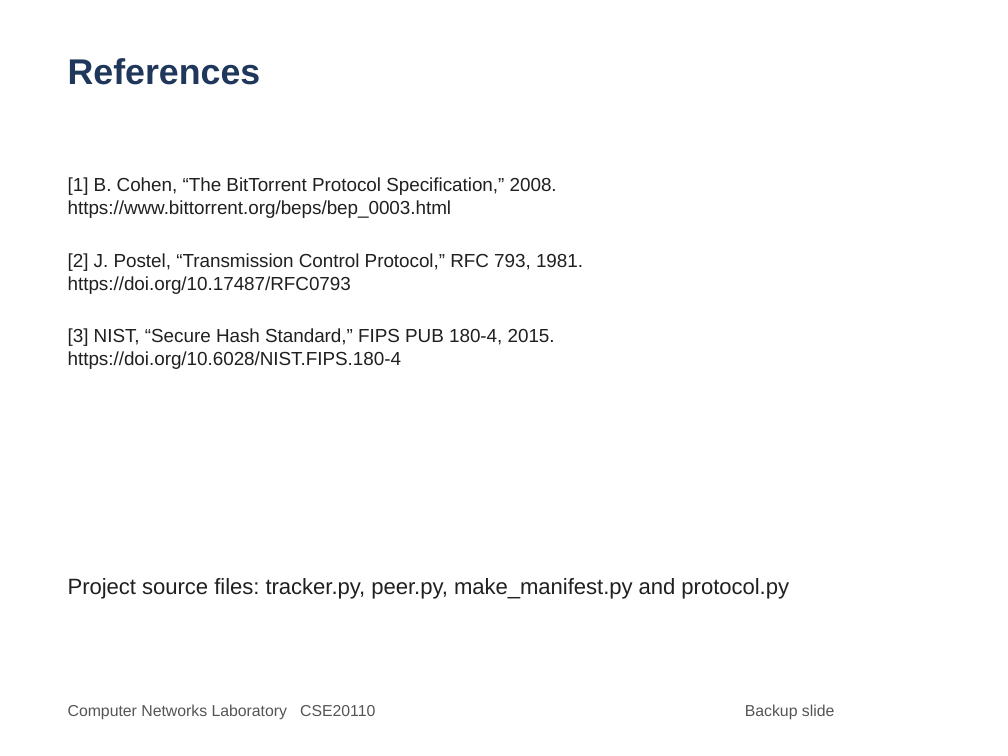
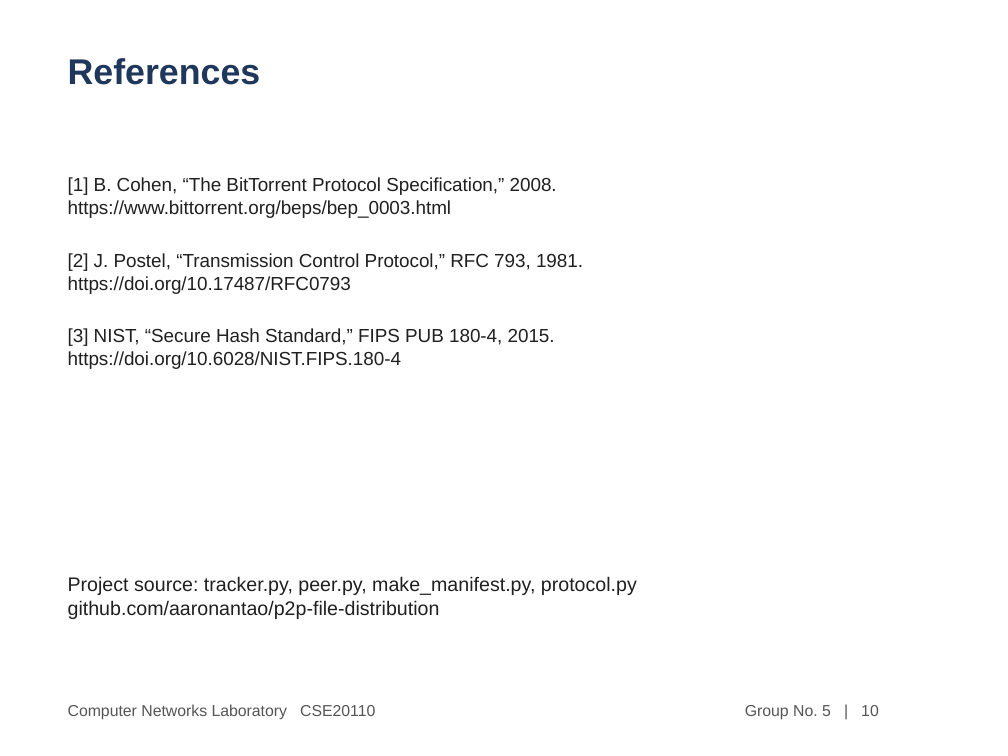
Before and after one commit to aaronantao/p2p-file-distribution, a slide deck: slide 10 of outputs/P2P_File_Distribution_System_Presentation.pptx (slide 8 before the commit). Drawn at 1008x756 pixels with LibreOffice and Linux fonts; fonts in the diff are those of the drawing. Boxes give left, top, right and bottom in pixels: in the first picture for what was removed or moved away, otherwise in the second. Text is boxed around its words. In the diff, an @@ line names an element or a change of style, - is before the commit and + after.

```diff
--- a/outputs/P2P_File_Distribution_System_Presentation.pptx
+++ b/outputs/P2P_File_Distribution_System_Presentation.pptx
@@ text at (68, 576, 637, 619): text changed; size 15.8 to 14 pt @@
-Project source files: tracker.py, peer.py, make_manifest.py and protocol.py
+Project source: tracker.py, peer.py, make_manifest.py, protocol.py
+github.com/aaronantao/p2p-file-distribution
@@ text at (745, 705, 879, 720): text changed @@
-Backup slide
+Group No. 5 | 10
```
Also in this commit, not shown: 7 other slides changed, 2 slides added.
